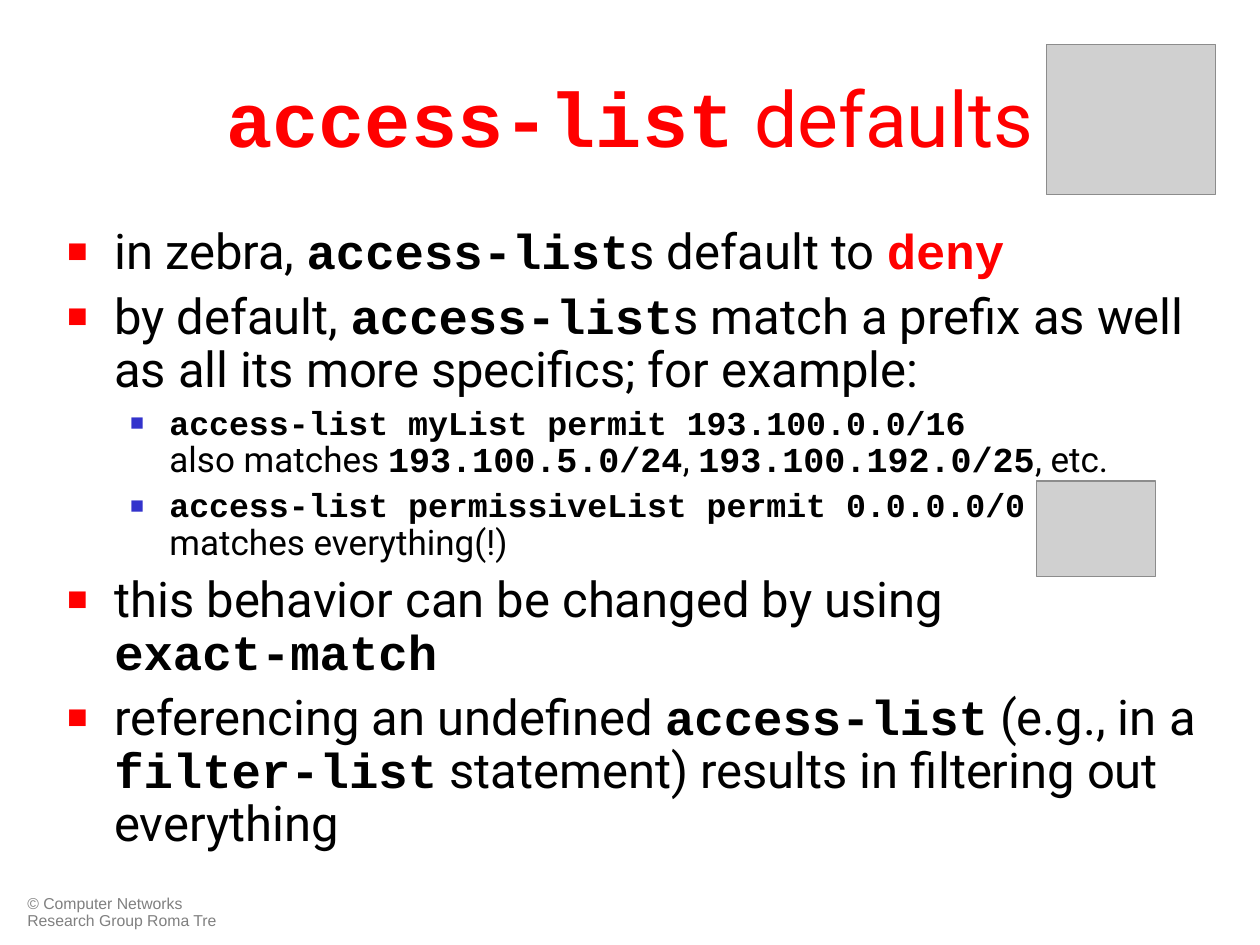
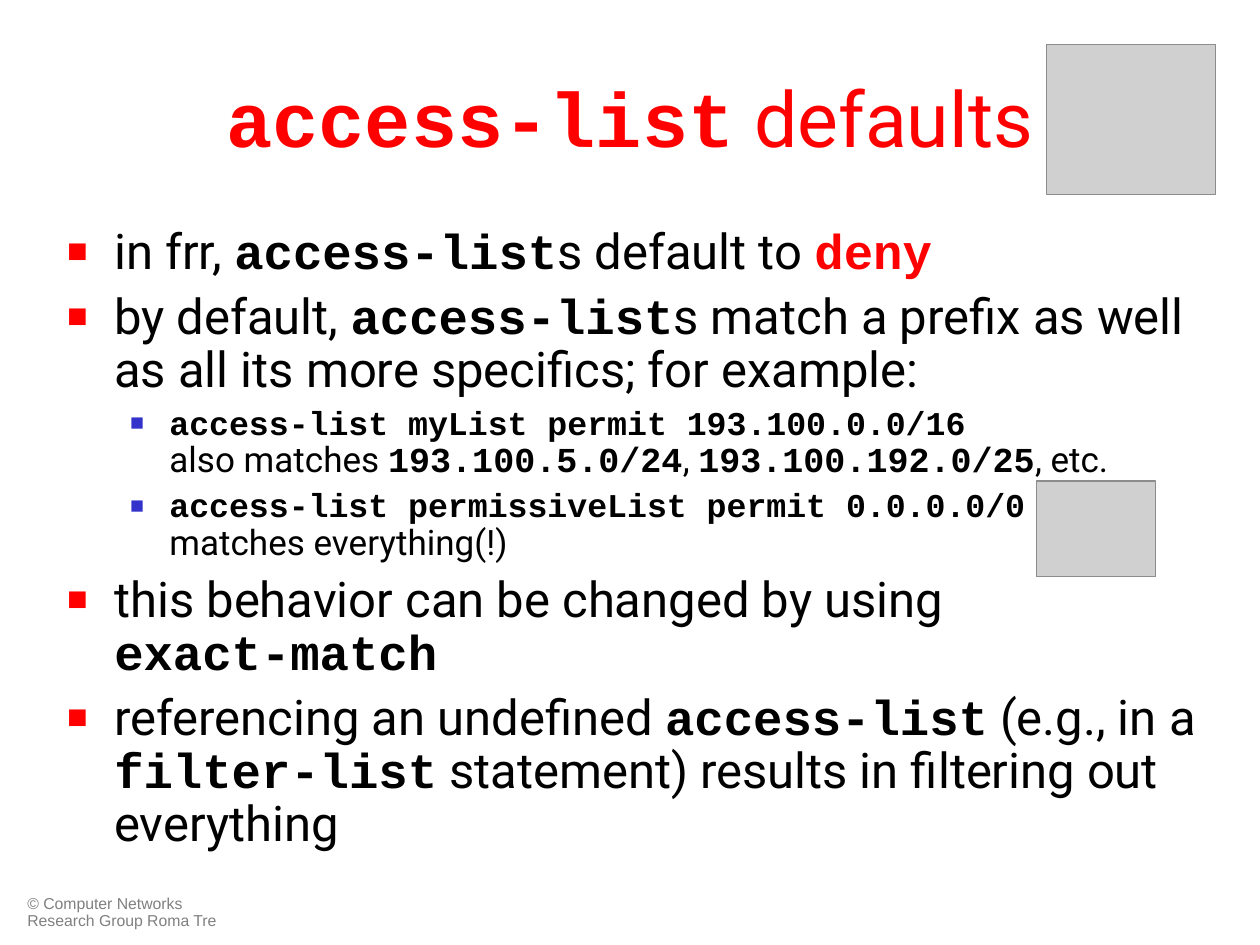
Before and after one commit to KatharaFramework/Kathara-Labs, a slide deck: slide 48 of Interdomain Routing FRR/BGP Prefix Filtering FRR/043-kathara-lab_bgp-prefix-filtering_frr.ppt. Drawn at 1260x945 pixels with LibreOffice and Linux fonts; fonts in the diff are those of the drawing; grey boxes stand for pictures. Boxes give left, top, right and bottom in pixels: in the first picture for what was removed or moved away, otherwise in the second. Text is boxed around its words. In the diff, an @@ line names an element or a change of style, - is before the commit and + after.

Commit message:
replaced some occurrences of 'zebra' with 'frr'

```diff
--- a/Interdomain Routing FRR/BGP Prefix Filtering FRR/043-kathara-lab_bgp-prefix-filtering_frr.ppt
+++ b/Interdomain Routing FRR/BGP Prefix Filtering FRR/043-kathara-lab_bgp-prefix-filtering_frr.ppt
@@ text at <box>114,231,931,279</box>: text changed @@
-■ in zebra, access-lists default to deny
+■ in frr, access-lists default to deny
```
Also in this commit, not shown: 2 other slides changed, 1 other file.
